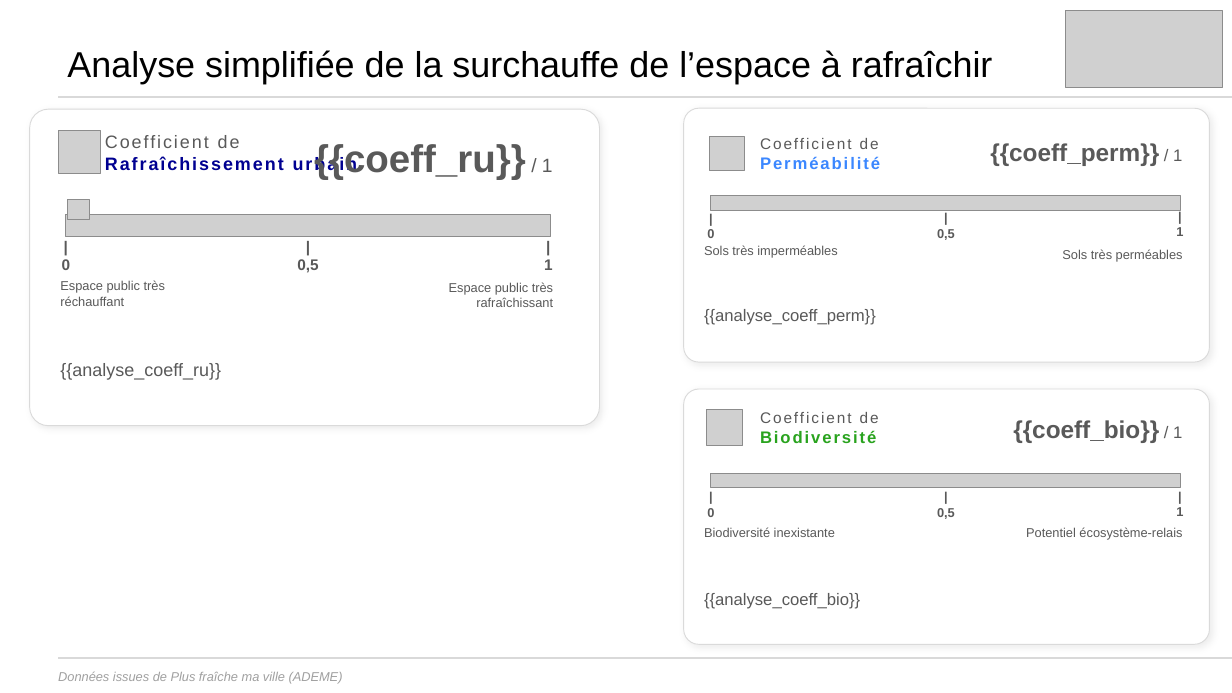
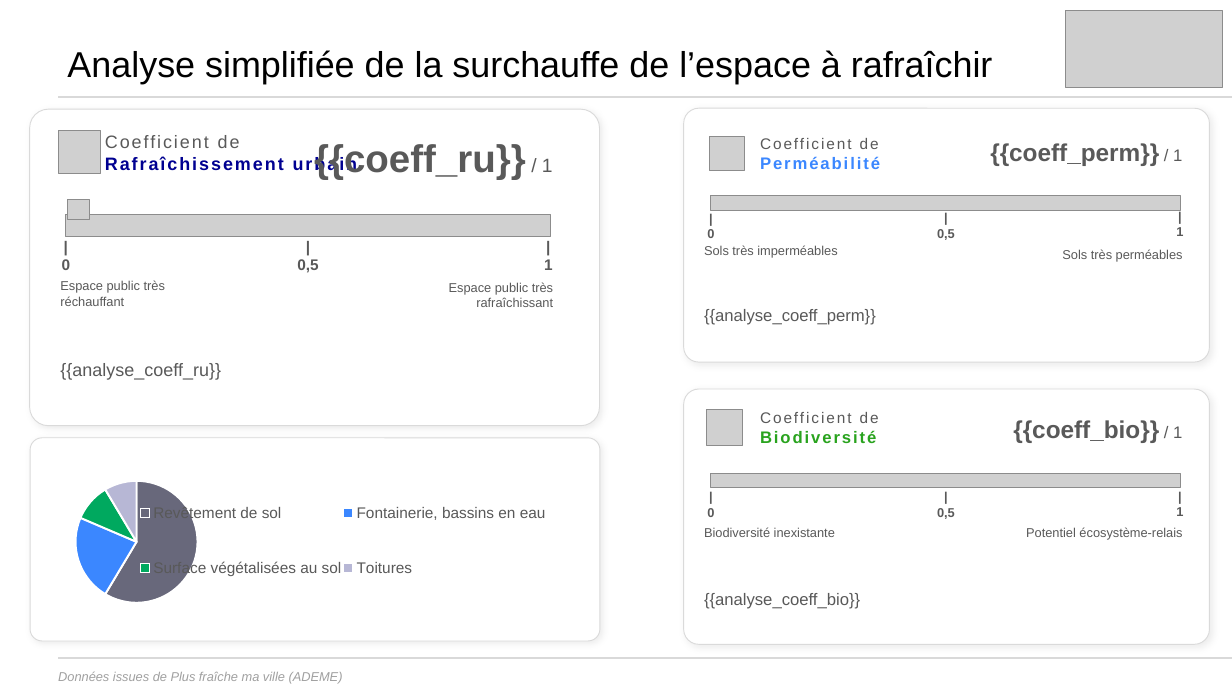
Before and after one commit to incubateur-ademe/plusfraichemaville-site, a slide deck: slide 3 of public/templates/template_synthese_projet.pptx. Drawn at 1232x693 pixels with LibreOffice and Linux fonts; fonts in the diff are those of the drawing; grey boxes stand for pictures; background and template pictures are left out. Boxes give left, top, right and bottom in pixels: in the first picture for what was removed or moved away, otherwise in the second. Text is boxed around its words. In the diff, an @@ line names an element or a change of style, - is before the commit and + after.

Commit message:
feat: Ajout de la répartions des sols de l'analyse simplifiée

```diff
--- a/public/templates/template_synthese_projet.pptx
+++ b/public/templates/template_synthese_projet.pptx
@@ rounded rectangle added at (x1=30, y1=438, x2=601, y2=641), fill #FFFFFF, outline #DADADA 0.7 pt @@
@@ pie chart added at (x1=66, y1=454, x2=582, y2=629) @@
+categories: Revêtement de sol, Fontainerie, bassins en eau, Surface végétalisées au sol, Toitures
+Series 1: 59, 23, 10, 9
```
Also in this commit, not shown: 2 other files.
